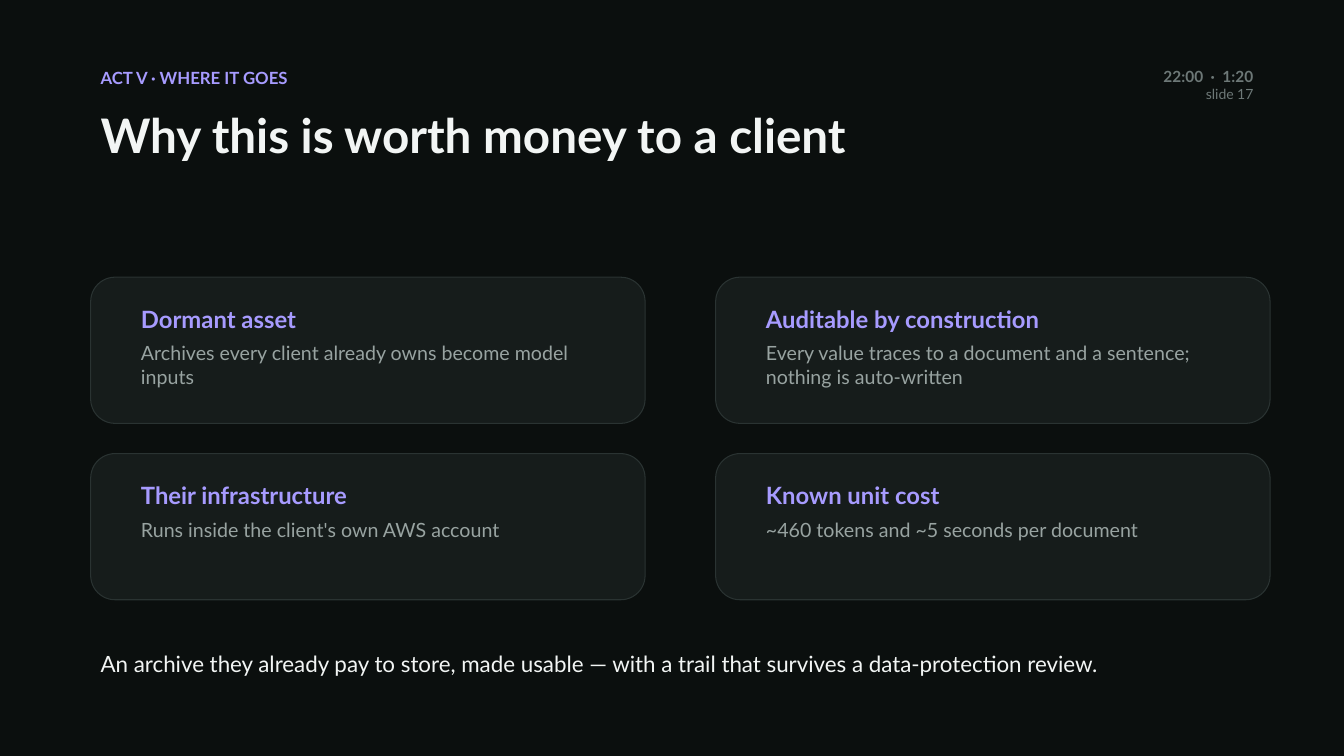
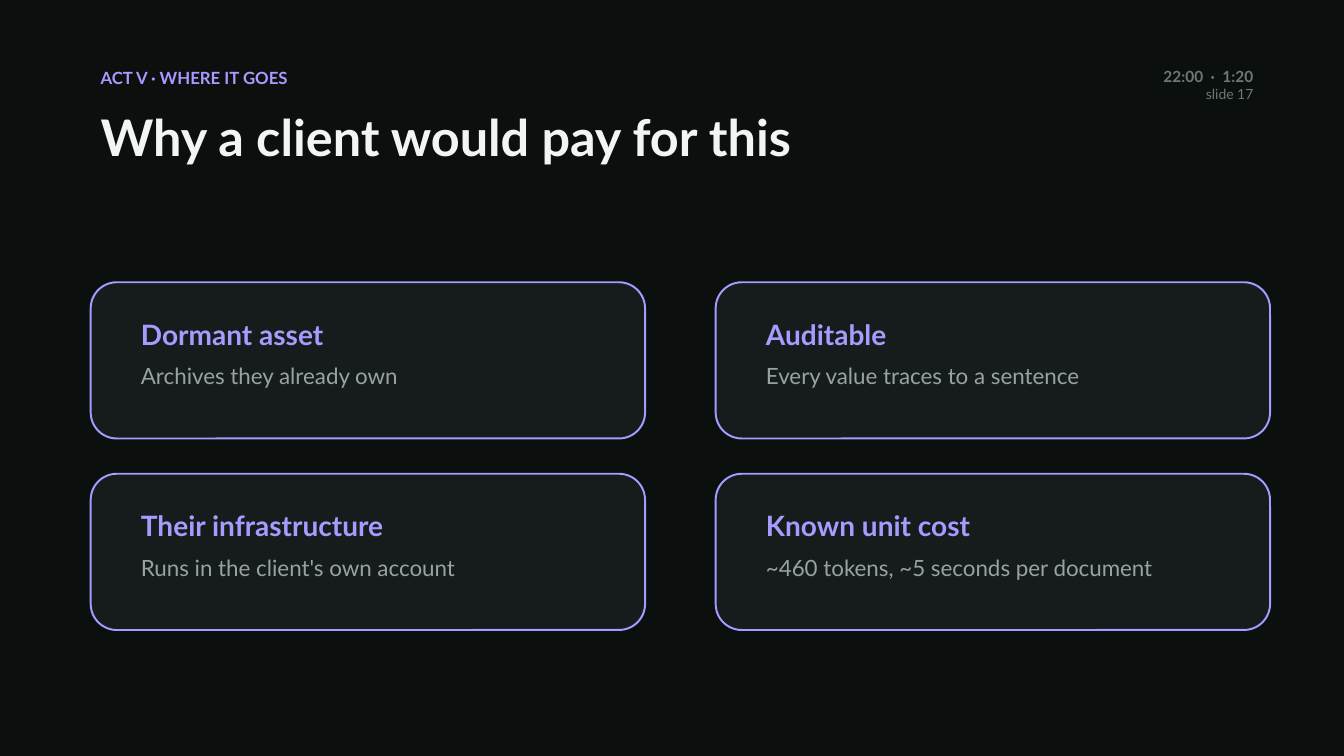
Before and after one commit to AzizKhayati1/companysim, a slide deck: slide 17 of docs/reading-the-paperwork.pptx. Drawn at 1344x756 pixels with LibreOffice and Linux fonts; fonts in the diff are those of the drawing. Boxes give left, top, right and bottom in pixels: in the first picture for what was removed or moved away, otherwise in the second. Text is boxed around its words. In the diff, an @@ line names an element or a change of style, - is before the commit and + after.

```diff
--- a/docs/reading-the-paperwork.pptx
+++ b/docs/reading-the-paperwork.pptx
@@ text at [101,118,791,164]: text changed; size 34 to 36 pt @@
-Why this is worth money to a client
+Why a client would pay for this
@@ rounded rectangle: place and size @@
-rounded rectangle at [91,277,645,423]
+rounded rectangle at [91,282,645,439]
@@ rounded rectangle: place and size @@
-rounded rectangle at [716,277,1270,423]
+rounded rectangle at [716,282,1270,439]
@@ text "Dormant asset": place and size @@
-text "Dormant asset" at [141,310,568,388]
+text "Dormant asset" at [141,324,398,388]
@@ text at [141,324,323,346]: size 17 to 20 pt in "Dormant asset"; more space between paragraphs @@
@@ text at [766,324,1079,388]: text changed; size 14 to 16 pt @@
-Auditable by construction
-Every value traces to a document and a sentence; nothing is auto-written
+Auditable
+Every value traces to a sentence
@@ text at [141,367,398,388]: text changed; size 14 to 16 pt @@
-Archives every client already owns become model inputs
+Archives they already own
@@ rounded rectangle: place and size @@
-rounded rectangle at [91,454,645,600]
+rounded rectangle at [91,474,645,630]
@@ outline #2A3332 0.75 pt to #A79BFF 1.4 pt in 4 elements at [91,282,645,439], [716,282,1270,439], [91,474,645,630], [716,474,1270,630] @@
@@ rounded rectangle: place and size @@
-rounded rectangle at [716,454,1270,600]
+rounded rectangle at [716,474,1270,630]
@@ text "Their infrastructure": place and size @@
-text "Their infrastructure" at [141,486,499,537]
+text "Their infrastructure" at [141,515,454,576]
@@ text "Known unit cost": place and size @@
-text "Known unit cost" at [766,486,1138,541]
+text "Known unit cost" at [766,515,1153,580]
@@ text at [141,515,383,537]: size 17 to 20 pt in "Their infrastructure"; more space between paragraphs @@
@@ text at [766,515,970,537]: size 17 to 20 pt in "Known unit cost"; more space between paragraphs @@
@@ text at [141,559,454,576]: text changed; size 14 to 16 pt @@
-Runs inside the client's own AWS account
+Runs in the client's own account
@@ text at [766,559,1153,580]: text changed; size 14 to 16 pt @@
-~460 tokens and ~5 seconds per document
+~460 tokens, ~5 seconds per document
@@ text removed at [101,655,1097,676] @@
-An archive they already pay to store, made usable — with a trail that survives a data-protection review.
```
Also in this commit, not shown: 28 other slides changed, 2 other files.
